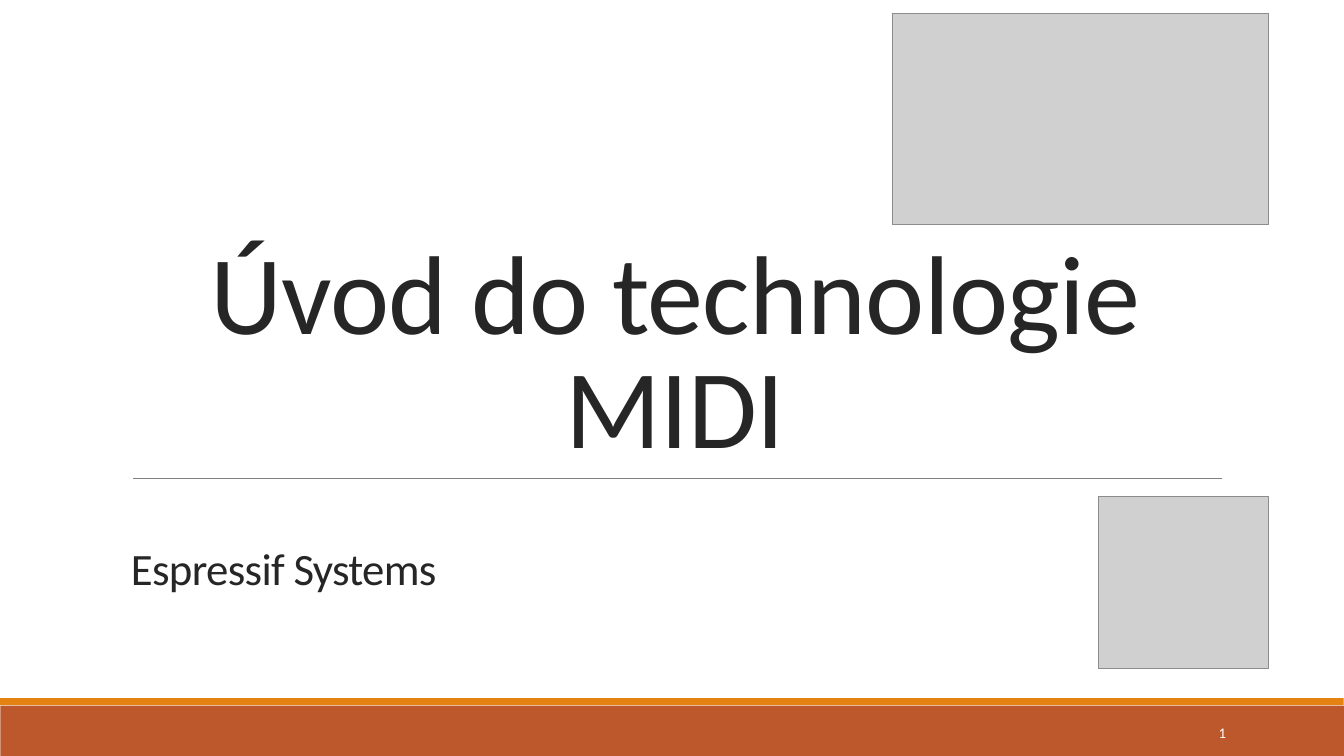
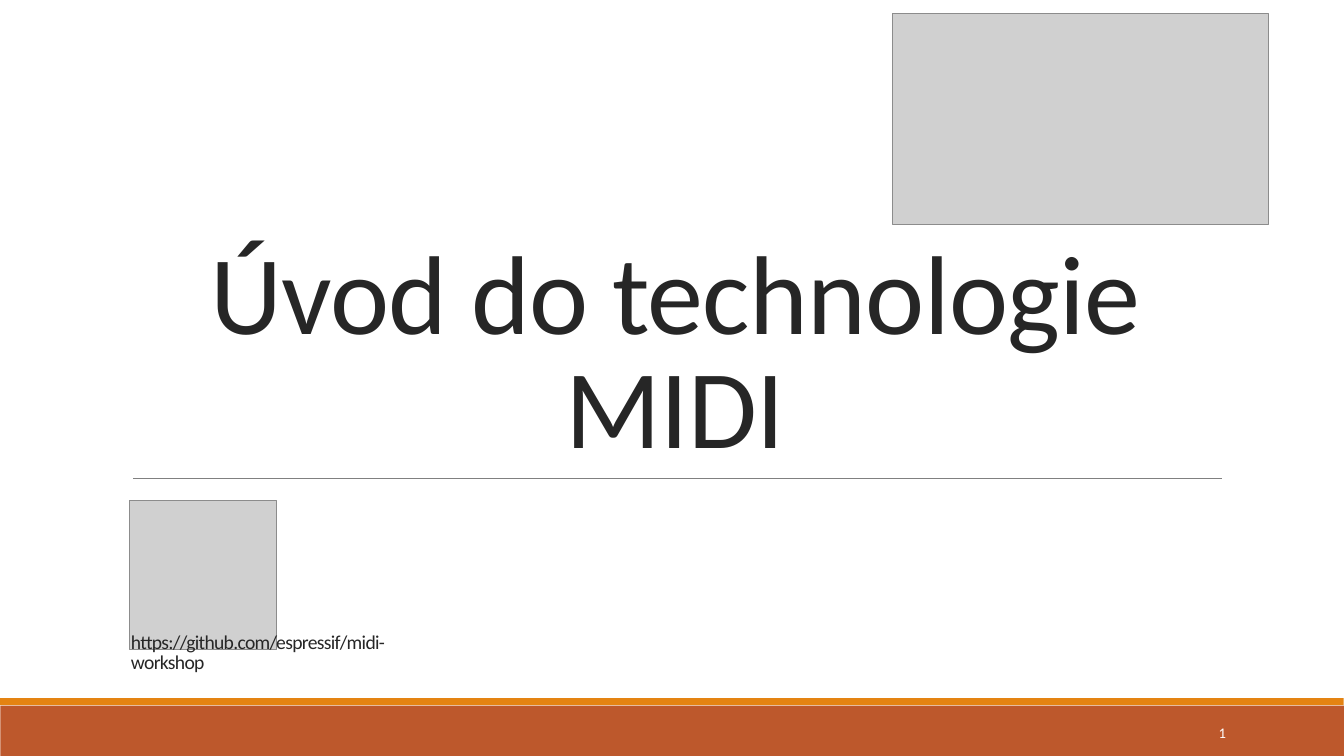
Before and after one commit to espressif/midi-workshop, a slide deck: slide 1 of MIDI-intro-CZ.pptx. Drawn at 1344x756 pixels with LibreOffice and Linux fonts; fonts in the diff are those of the drawing; grey boxes stand for pictures. Boxes give left, top, right and bottom in pixels: in the first picture for what was removed or moved away, otherwise in the second. Text is boxed around its words. In the diff, an @@ line names an element or a change of style, - is before the commit and + after.

Commit message:
Add files via upload
MIDI intro PPTX updated

```diff
--- a/MIDI-intro-CZ.pptx
+++ b/MIDI-intro-CZ.pptx
@@ picture added at [130,500,277,649] @@
@@ picture removed at [1098,497,1268,669] @@
@@ text removed at [131,554,437,593] @@
-Espressif Systems
@@ text added at [131,632,385,672], 14 pt, text #262626 @@
+https://github.com/espressif/midi-workshop
```
